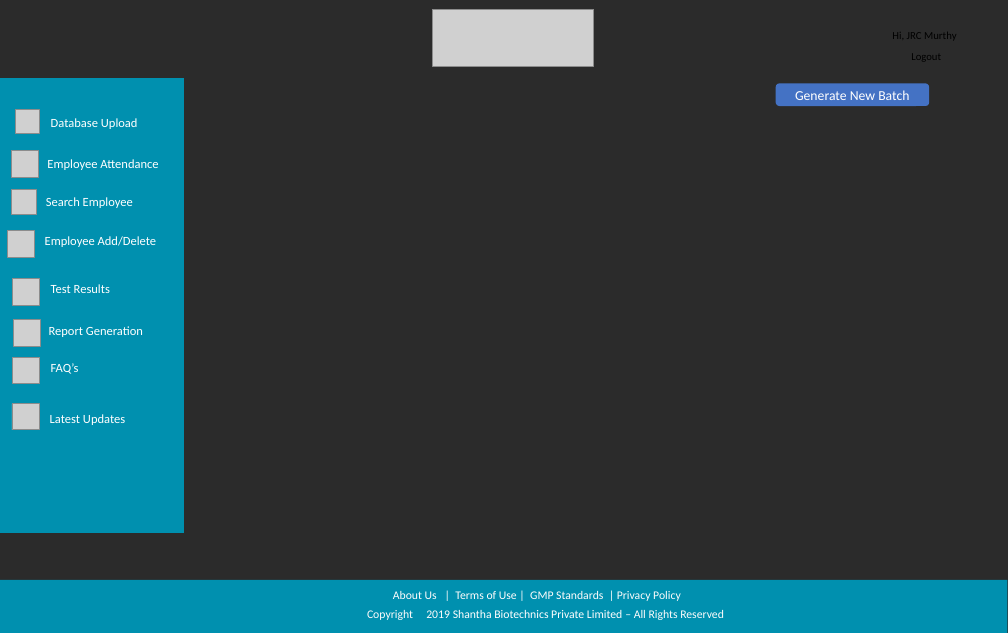
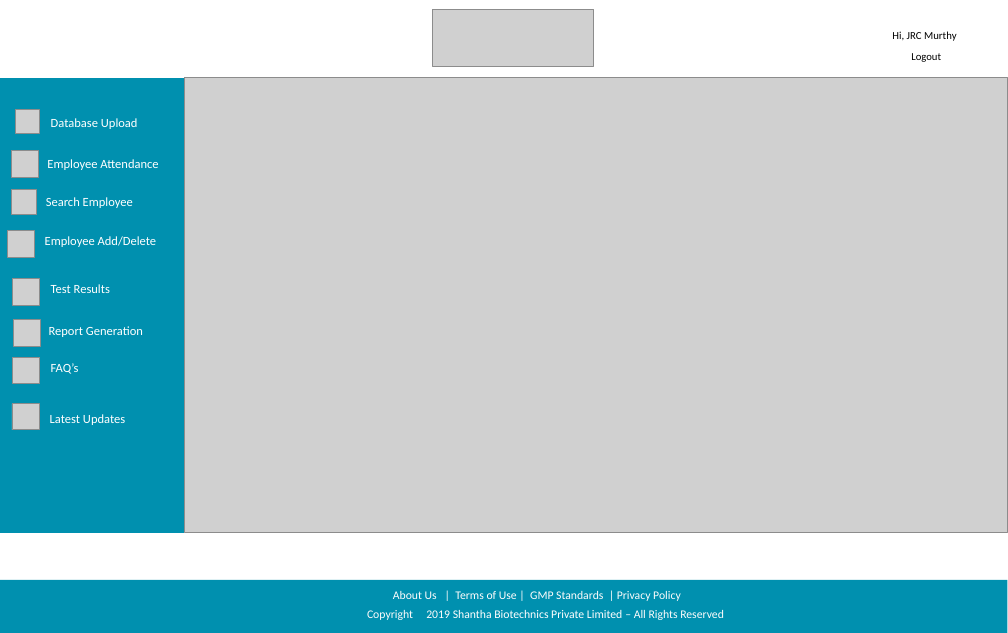
Before and after one commit to sarthakbhutani/Shantha_sih2019, a slide deck: slide 6 of Documentation/Screen Designs/Shanta Sanofi Screen Designs.pptx. Drawn at 1008x633 pixels with LibreOffice and Linux fonts; fonts in the diff are those of the drawing; grey boxes stand for pictures; background and template pictures are left out; a plain dark background stands for a picture behind light text. Boxes give left, top, right and bottom in pixels: in the first picture for what was removed or moved away, otherwise in the second. Text is boxed around its words. In the diff, an @@ line names an element or a change of style, - is before the commit and + after.

```diff
--- a/Documentation/Screen Designs/Shanta Sanofi Screen Designs.pptx
+++ b/Documentation/Screen Designs/Shanta Sanofi Screen Designs.pptx
@@ background picture (left out) to #FFFFFF @@
@@ picture added at [184, 77, 1007, 533] @@
@@ rounded rectangle removed at [776, 84, 929, 106] @@
-Generate New Batch
```
Also in this commit, not shown: 3 other slides changed, 1 slide removed.
